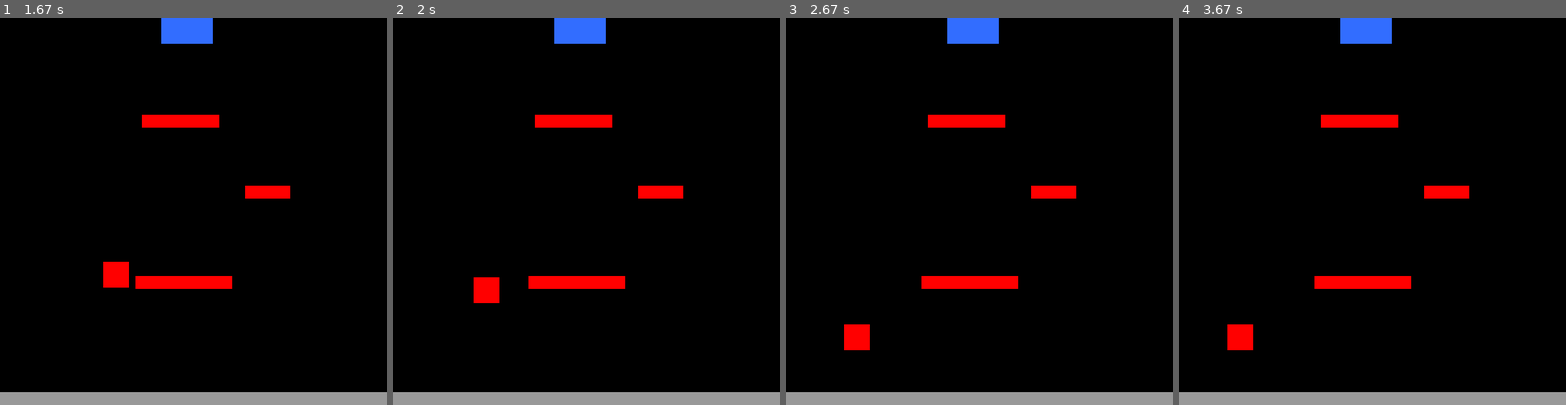
Above: before the commit, frames 1-4 (left to right).
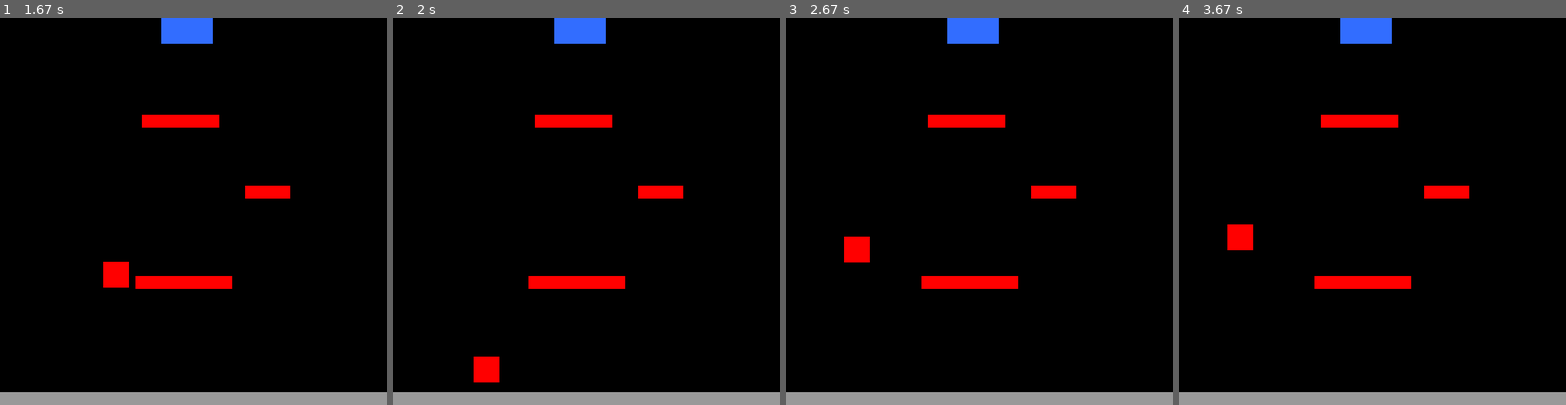
Above: after the commit, the same moments.

Repository: RobertNeuzil/game
Game: pygame game, started from personal/personalgame.py
Two runs of this game, one before a commit and one after it. Both use one fixed random seed, a clock stepped at 60 frames per second and the inputs below.
Inputs:
- Up to frame 1 (1.67 s): hold Right 0.33-0.8 s; hold Up 0.83-1.13 s; tap Space at 0.9, 1.23, 1.53 s; hold Right 1.17-1.63 s
- Up to frame 2 (2 s): hold Left from 1.67 s (still down); tap Space at 1.73 s
- Up to frame 3 (2.67 s): tap Space at 2.03, 2.3, 2.63 s; release Left at 2.2 s; hold Down 2.23-2.53 s; hold Left from 2.57 s (still down)
- Up to frame 4 (3.67 s): release Left at 2.97 s; hold Up 3-3.37 s; tap Space at 3.07, 3.47 s; hold Right from 3.4 s (still down)

Frame 1 is identical in both runs. In frame 2, 0.9% of the frame differs, in the area x 20-28%, y 67-95%; in frame 3, 0.9%; in frame 4, 0.9%.

Commit message:
fixed bug that had character not breaking out of jumping loop. The loop was accidently written to have character jumping over and over because the jumping variable was evaluating to True within the jumping loop logic. Now the character jumps and falls to the ground with each time the space bar is pressed

Diff:
--- a/personal/personalgame.py
+++ b/personal/personalgame.py
@@ -70,9 +70,9 @@
 		if keys[pygame.K_SPACE]:
 			character.jumping = True
 
-	else:
 
 
+	else:
 		if character.jumpcount >= -10:
 			neg = 1
 			if character.jumpcount <= 0:
@@ -81,8 +81,9 @@
 			character.jumpcount -= 1
 
 		else:
-			character.jumping = True
+			character.jumping = False
 			character.jumpcount = 10
+
 	draw()
 
 pygame.quit()
